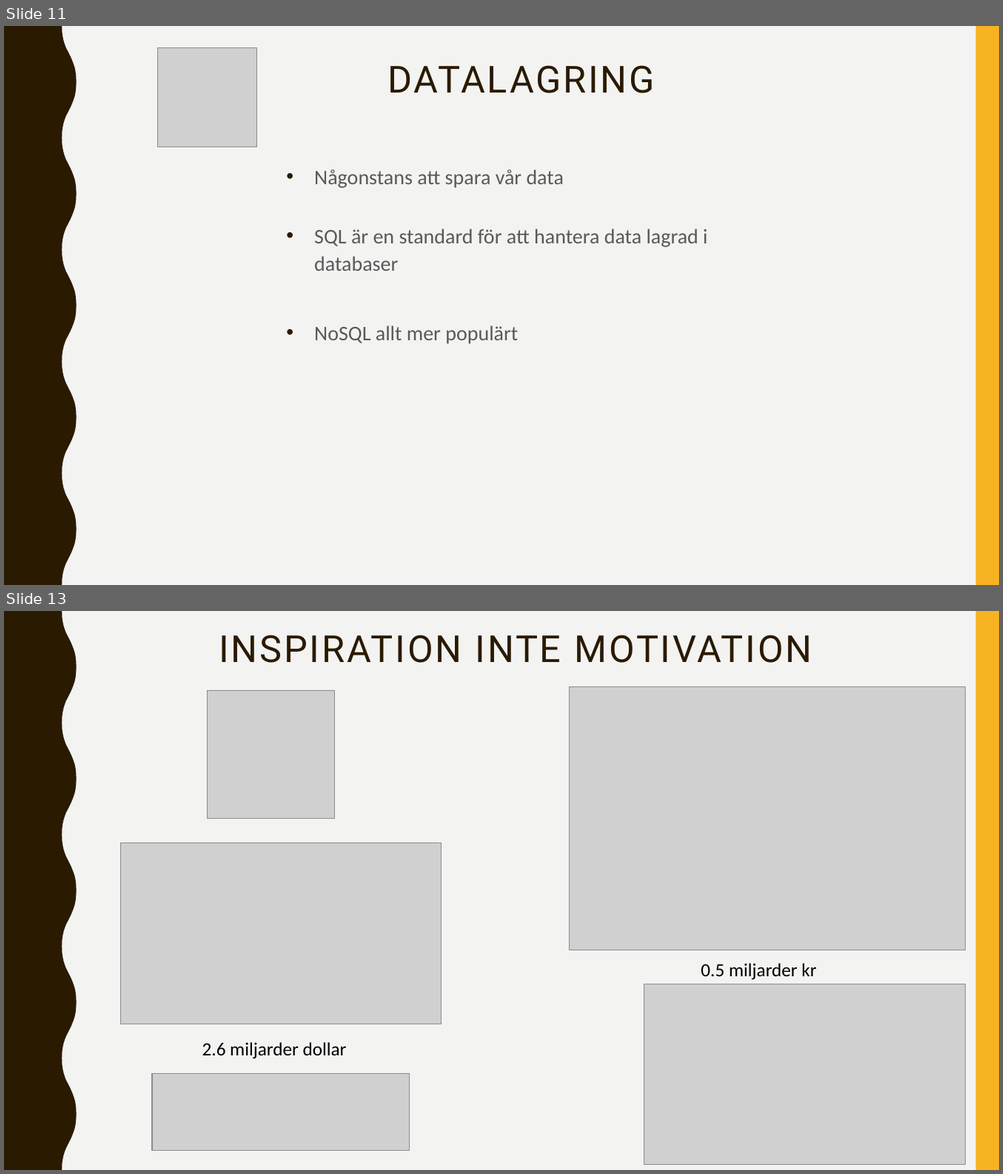
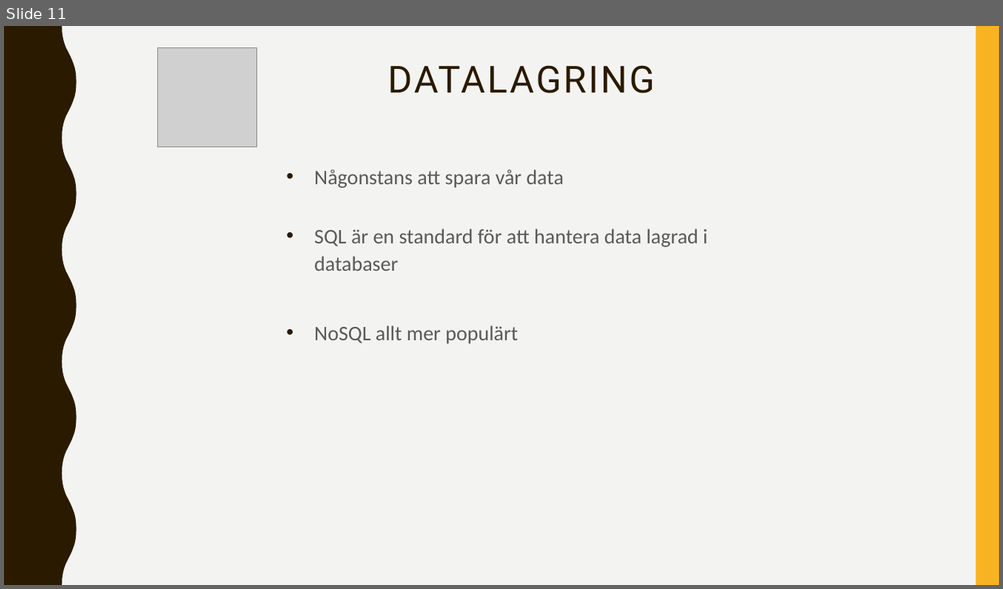
Before and after one commit to abbjetmus/programmering, a slide deck: Webben.pptx. Shown one above the other, each under a label of ours: slides 11 and 13 before the commit, slide 11 after it; the slides between them are not shown. The pictures are 1003x1174 and 1003x589 pixels, drawn with LibreOffice and Linux fonts; fonts in the diff are those of the drawing; grey boxes stand for pictures. Boxes give left, top, right and bottom in pixels: in the first picture for what was removed or moved away, otherwise in the second. Text is boxed around its words. In the diff, an @@ line names an element or a change of style, - is before the commit and + after.

```diff
--- a/Webben.pptx
+++ b/Webben.pptx
@@ slide 13 removed at (x1=4, y1=611, x2=999, y2=1170), background #F3F3F2; not listed: 2 template elements that a slide beside it also shows @@
@@ title removed at (x1=219, y1=635, x2=812, y2=663) @@
-INSPIRATION INTE MOTIVATION
@@ picture removed at (x1=207, y1=691, x2=335, y2=818) @@
@@ picture removed at (x1=569, y1=686, x2=966, y2=951) @@
@@ picture removed at (x1=120, y1=844, x2=441, y2=1025) @@
@@ text removed at (x1=700, y1=963, x2=816, y2=980) @@
-0.5 miljarder kr
@@ picture removed at (x1=644, y1=985, x2=965, y2=1165) @@
@@ text removed at (x1=202, y1=1042, x2=347, y2=1059) @@
-2.6 miljarder dollar
@@ picture removed at (x1=152, y1=1073, x2=409, y2=1151) @@
```
Also in this commit, not shown: 1 other slide removed, 8 other files.
